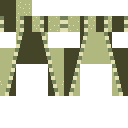
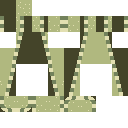
Layer changes from the first 128 × 128 image to the second:
painted on "Layer 22" over [0, 96, 96, 112]
